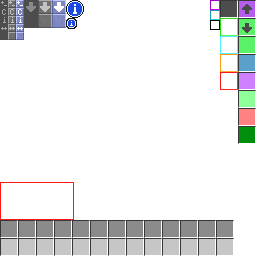
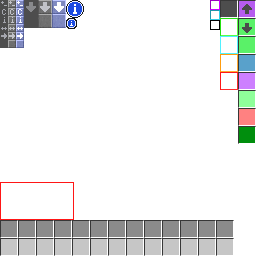
Revision of a layered 256x256 image; what changed, layer by layer:
painted on "Icons" over [1, 33, 23, 39]
painted on "Background" over [0, 40, 24, 48]
